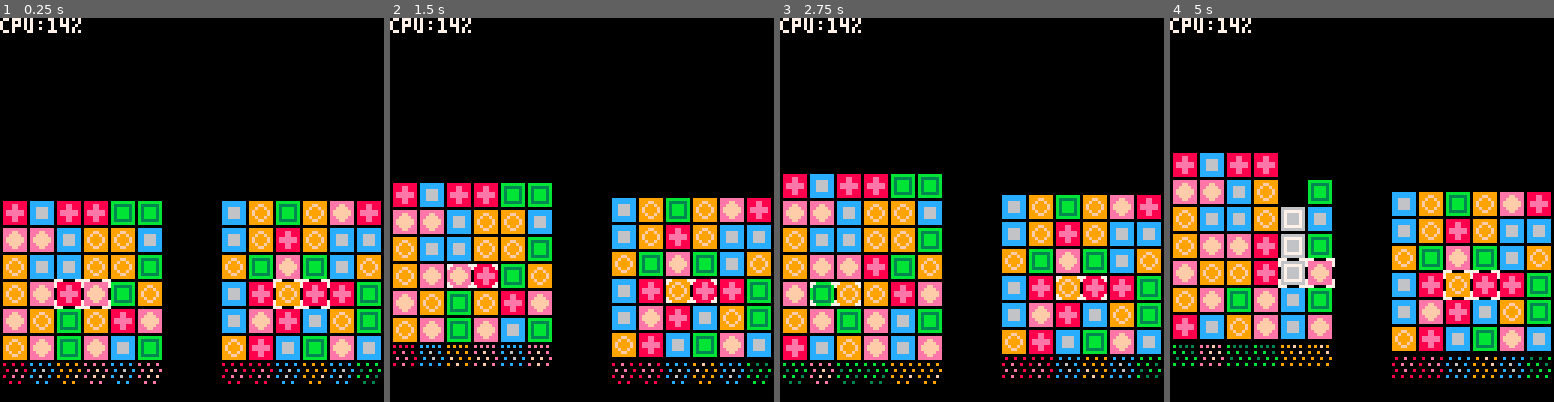
Above: before the commit, frames 1-4 (left to right).
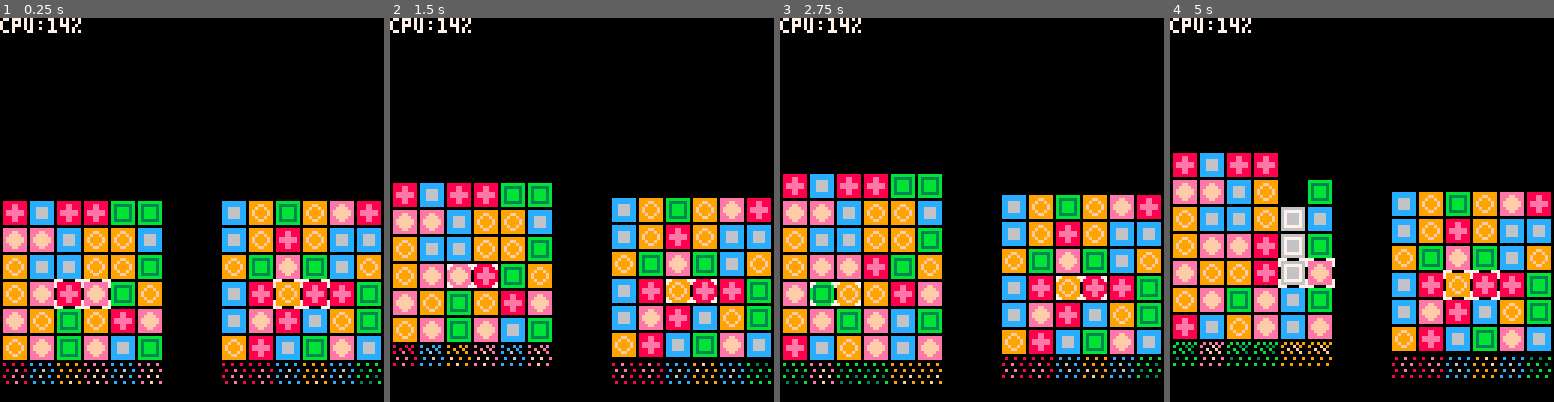
Above: after the commit, the same moments.

Repository: stevelavietes/pico8carts
Game: PICO-8 cartridge pa.p8
Same seed, same stepped clock (60 frames per second), same inputs: the game is played once before the commit and once after it.
Inputs:
- Up to frame 1 (0.25 s): no input
- Up to frame 2 (1.5 s): tap O (Z key) at 0.33, 0.7, 1.43 s; tap X (X key) at 1.07 s
- Up to frame 3 (2.75 s): hold Left 1.97-2.37 s; tap X (X key) at 2.07, 2.4, 2.73 s; tap O (Z key) at 2.22 s; hold Down from 2.42 s (still down)
- Up to frame 4 (5 s): release Down at 2.82 s; hold Right 2.87-3.53 s; tap X (X key) every 0.33 s from 3.07 to 4.73 s; tap O (Z key) at 3.1, 3.98, 4.87 s; hold Up 3.58-4.08 s; hold Right 4.13-4.53 s; hold Down from 4.58 s (still down)

The runs differ from the first frame. In frame 1, 0.4% of the frame differs, in the area x 1-100%, y 94-96%; in frame 2, 0.3%; in frame 3, 0.2%; in frame 4, 0.3%.

Commit message:
more fade-in experiments

Diff:
--- a/pa.p8
+++ b/pa.p8
@@ -292,6 +292,7 @@
  clip(sx, sy-offset,b.w*9, 17)
  for y=0,1 do
   for x=1,b.w do
+   --+(g.tick%3)*16
    spr(16+(y*16),(x-1)*9,by-(y*8))
   end
  end
Not shown, changed: 24 lines of the sprite sheet (__gfx__) section of pa.p8
